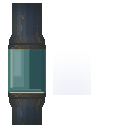
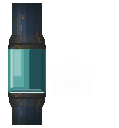
Before/after of a 119 × 128 layered artwork. What changed in the layer stack:
pixels changed over box(8, 3, 91, 125) (layer not identified)
